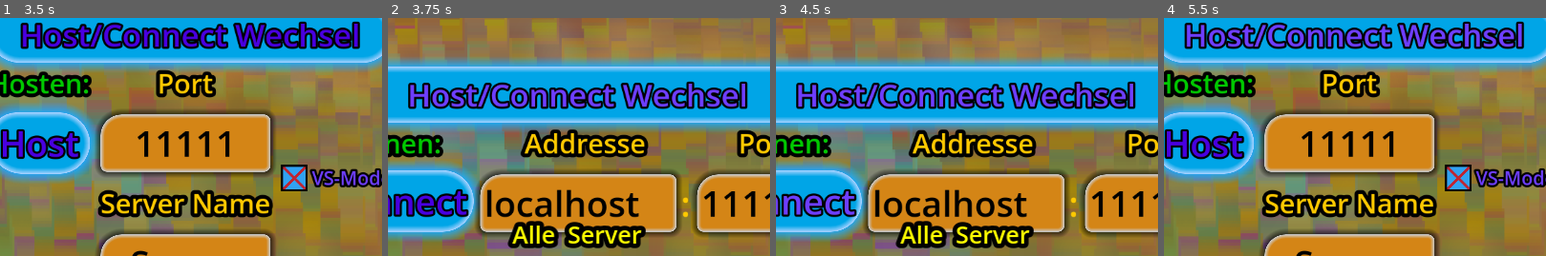
Above: before the commit, frames 1-4 (left to right).
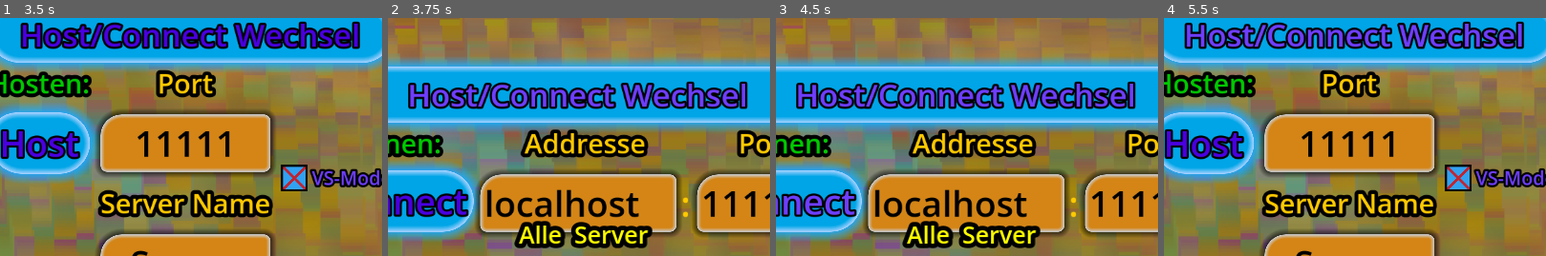
Above: after the commit, the same moments.

Repository: NIK-98/Paint_The_Ground
Game: Godot game, scene res://sceens/main.tscn
Two runs of this game, one before a commit and one after it. Both use one fixed random seed, a clock stepped at 60 frames per second and the inputs below.
Inputs (mouse positions are % of the whole screen's width and height, from its top left):
- Up to frame 1 (3.5 s): click "Host" at 0.5 s; click (4, 7) at 1.25 s; click "Zurück" at 2 s; click "VS-Mode" at 2.75 s
- Up to frame 2 (3.75 s): click "Host/Connect Wechsel" at 3.5 s
- Up to frame 3 (4.5 s): click "Connect" at 4.25 s
- Up to frame 4 (5.5 s): move the mouse to (72, 45) at 5.02 s; hold D (right) from 5.03 s (still down); tap M (modus) at 5.1 s; click (72, 45) at 5.17 s
The pictures show only the part of the screen within x 25-75%, y 29-79%; the shares and areas given below are measured in that part.

Frame 1 is identical in both runs. In frame 2, 2.4% of the frame differs, in the area x 31-70%, y 85-97%; in frame 3, 2.4%; in frame 4, nothing differs.

Commit message:
kleinere bugfixes

Diff:
--- a/project.godot
+++ b/project.godot
@@ -74,6 +74,12 @@
 "deadzone": 0.5,
 "events": []
 }
+ui_focus_next={
+"deadzone": 0.5,
+"events": [Object(InputEventKey,"resource_local_to_scene":false,"resource_name":"","device":0,"window_id":0,"alt_pressed":false,"shift_pressed":false,"ctrl_pressed":false,"meta_pressed":false,"pressed":false,"keycode":4194306,"physical_keycode":0,"key_label":0,"unicode":0,"location":0,"echo":false,"script":null)
+, Object(InputEventJoypadButton,"resource_local_to_scene":false,"resource_name":"","device":-1,"button_index":4,"pressure":0.0,"pressed":false,"script":null)
+]
+}
 ui_left={
 "deadzone": 0.5,
 "events": [Object(InputEventKey,"resource_local_to_scene":false,"resource_name":"","device":0,"window_id":0,"alt_presse …(194 unchanged characters)…
--- a/sceens/level.tscn
+++ b/sceens/level.tscn
@@ -928,6 +928,7 @@
 vertical_alignment = 1
 
 [node name="ScrollContainer" type="ScrollContainer" parent="Scoreboard/CanvasLayer/CenterContainer/PanelContainer/MarginContainer/VBoxContainer"]
+process_mode = 3
 custom_minimum_size = Vector2(0, 363.96)
 layout_mode = 2
 horizontal_scroll_mode = 0
--- a/sceens/main.tscn
+++ b/sceens/main.tscn
@@ -321,7 +321,16 @@
 [node name="CanvasLayer2" type="CanvasLayer" parent="."]
 layer = 6
 
-[node name="UI" parent="CanvasLayer2" instance=ExtResource("2_gk4y4")]
+[node name="Control" type="Control" parent="CanvasLayer2"]
+layout_mode = 3
+anchors_preset = 0
+offset_right = 40.0
+offset_bottom = 40.0
+
+[node name="UI" parent="CanvasLayer2/Control" instance=ExtResource("2_gk4y4")]
+layout_mode = 1
+offset_right = -40.0
+offset_bottom = -40.0
 
 [node name="Sounds" parent="." instance=ExtResource("9_s2wik")]
 
--- a/sceens/server_browser.tscn
+++ b/sceens/server_browser.tscn
@@ -4,6 +4,7 @@
 [ext_resource type="PackedScene" uid="uid://d2toul7of8yi6" path="res://sceens/servers_lisener.tscn" id="2_yfoxl"]
 
 [node name="Server_Browser" type="VBoxContainer" groups=["SB"]]
+clip_contents = true
 offset_right = 1214.0
 offset_bottom = 315.0
 size_flags_horizontal = 4
@@ -18,6 +19,7 @@
 
 [node name="Label" type="Label" parent="VBoxContainer"]
 layout_mode = 2
+size_flags_vertical = 0
 theme_override_colors/font_color = Color(1, 1, 0, 1)
 theme_override_colors/font_outline_color = Color(0, 0, 0, 1)
 theme_override_constants/outline_size = 30
@@ -27,14 +29,17 @@
 vertical_alignment = 1
 
 [node name="ScrollContainer" type="ScrollContainer" parent="VBoxContainer"]
-clip_contents = false
-custom_minimum_size = Vector2(1200, 150)
+process_mode = 3
+custom_minimum_size = Vector2(1235, 150)
 layout_mode = 2
-size_flags_vertical = 4
+follow_focus = true
 horizontal_scroll_mode = 0
 
 [node name="VBoxContainer" type="VBoxContainer" parent="VBoxContainer/ScrollContainer"]
 layout_mode = 2
+size_flags_horizontal = 3
+size_flags_vertical = 3
+theme_override_constants/separation = 25
 
 [connection signal="new_server" from="Servers_Lisener" to="." method="_on_servers_lisener_new_server"]
 [connection signal="remove_server" from="Servers_Lisener" to="." method="_on_servers_lisener_remove_server"]
--- a/sceens/server_display.tscn
+++ b/sceens/server_display.tscn
@@ -86,7 +86,7 @@
 [node name="server_display" type="Label" groups=["server_display"]]
 custom_minimum_size = Vector2(1215, 0)
 offset_right = 1232.0
-offset_bottom = 104.0
+offset_bottom = 77.0
 theme = SubResource("Theme_bse12")
 theme_override_font_sizes/font_size = 35
 theme_override_styles/normal = SubResource("StyleBoxFlat_iigv4")
--- a/scripts/level.gd
+++ b/scripts/level.gd
@@ -146,8 +146,8 @@
 @rpc("any_peer","call_local")
 func is_server_run_game():
 	Max_clients = 0
-	main.get_node("CanvasLayer2/UI").game_started = false
-	main.get_node("CanvasLayer2/UI").set_process(false)
+	main.get_node("CanvasLayer2/Control/UI").game_started = false
+	main.get_node("CanvasLayer2/Control/UI").set_process(false)
 
 
 
--- a/scripts/loby.gd
+++ b/scripts/loby.gd
@@ -76,7 +76,7 @@
 @rpc("any_peer","call_local")
 func update_player_count(positiv: bool):
 	if multiplayer.is_server() or OS.has_feature("dedicated_server"):
-		get_parent().set_vs_mode(get_parent().main.get_node("CanvasLayer2/UI/Panel/CenterContainer/Net/Options/Option1/o2/vs").button_pressed)
+		get_parent().set_vs_mode(get_parent().main.get_node("CanvasLayer2/Control/UI/Panel/CenterContainer/Net/Options/Option1/o2/vs").button_pressed)
 	if positiv:
 		player_conect_count += 1
 	if not positiv and player_conect_count > 0:
@@ -216,7 +216,7 @@
 			return
 	if $CenterContainer/HBoxContainer/VBoxContainer/name_input.text != "":
 		get_parent().is_server_run_game.rpc()
-		get_parent().main.get_node("CanvasLayer2/Server_Browser").queue_free()
+		get_parent().main.get_node("CanvasLayer2/Control/Server_Browser").queue_free()
 		$CenterContainer/HBoxContainer/VBoxContainer/VBoxContainer/npcs.disabled = true
 		$CenterContainer/HBoxContainer/VBoxContainer/VBoxContainer/Speed.disabled = true
 		$CenterContainer/HBoxContainer/VBoxContainer/name_input.visible = false
@@ -368,7 +368,7 @@
 @rpc("any_peer","call_local")
 func reset_wait_count():
 	player_wait_count = 0
-	get_parent().main.get_node("CanvasLayer2/UI").game_started = true
+	get_parent().main.get_node("CanvasLayer2/Control/UI").game_started = true
 
 
 @rpc("any_peer","call_local")
--- a/scripts/main.gd
+++ b/scripts/main.gd
@@ -15,7 +15,7 @@
 	new_browser.offset_top = 568.0
 	new_browser.offset_right = 1246.0
 	new_browser.offset_bottom = 883.0
-	$CanvasLayer2.add_child(new_browser)
+	$CanvasLayer2/Control.add_child(new_browser)
 	if not OS.has_feature("dedicated_server"):
 		load_game("Persist", save_path)
 		load_game("saveaudiosettings", save_audio_setting_path)
@@ -28,18 +28,18 @@
 	var args = OS.get_cmdline_args()
 	if args.has("-p"):
 		var argument_wert = args[args.find("-p") + 1] # Wert des spezifischen Arguments
-		$CanvasLayer2/UI.port = argument_wert
-	if not $CanvasLayer2/UI.port.is_valid_int():
+		$CanvasLayer2/Control/UI.port = argument_wert
+	if not $CanvasLayer2/Control/UI.port.is_valid_int():
 		prints("Das Argument '-p' wurde nicht uebergeben, ist der standard Port oder ist fehlerhaft. Port ist der standard port 11111!")
-		$CanvasLayer2/UI.port = "11111"
-	prints("Port wurde auf ", $CanvasLayer2/UI.port, " gesetzt! achtung ports unter 1024 gehen vermutlich nicht!")
-
-
-	$CanvasLayer2/UI.Max_clients = 6
+		$CanvasLayer2/Control/UI.port = "11111"
+	prints("Port wurde auf ", $CanvasLayer2/Control/UI.port, " gesetzt! achtung ports unter 1024 gehen vermutlich nicht!")
+
+
+	$CanvasLayer2/Control/UI.Max_clients = 6
 	if DisplayServer.get_name() == "headless":
-		$CanvasLayer2/UI.Max_clients = 7
+		$CanvasLayer2/Control/UI.Max_clients = 7
 		print("Startet Dedicated Server.")
-		$CanvasLayer2/UI._on_host_pressed.call_deferred()
+		$CanvasLayer2/Control/UI._on_host_pressed.call_deferred()
 
 
 func _notification(what):
@@ -139,8 +139,8 @@
 func _on_beenden_pressed():
 	Global.ui_sound = true
 	await get_tree().create_timer(0.1).timeout
-	if $CanvasLayer2/UI.esc_is_pressing and get_node("Level").get_child_count() <= 0:
-		$CanvasLayer2/UI.esc_is_pressing = false
+	if $CanvasLayer2/Control/UI.esc_is_pressing and get_node("Level").get_child_count() <= 0:
+		$CanvasLayer2/Control/UI.esc_is_pressing = false
 		if FileAccess.file_exists(save_path):
 			DirAccess.remove_absolute(save_path)
 		get_tree().quit()
@@ -157,7 +157,7 @@
 	$CanvasLayer/Menu.visible = false
 	if $CanvasLayer2.visible:
 		Global.trigger_host_focus = true
-		$CanvasLayer2/UI/Panel/CenterContainer/Net/Options/Option1/o1/Host.grab_focus()
+		$CanvasLayer2/Control/UI/Panel/CenterContainer/Net/Options/Option1/o1/Host.grab_focus()
 		Global.trigger_host_focus = false
 	elif multiplayer.has_multiplayer_peer() and get_node("Level").get_child_count() > 0 and get_node("Level/level/Scoreboard/CanvasLayer").visible:
 		Global.trigger_host_focus = true
--- a/scripts/ui.gd
+++ b/scripts/ui.gd
@@ -60,22 +60,22 @@
 			vs.set_pressed(false)
 
 
-	if get_parent().get_parent().has_node("Audio_menu/CanvasLayer") and get_parent().get_parent().has_node("Grafik/CanvasLayer") and get_parent().get_parent().has_node("Control/CanvasLayer"):
-		if visible and (Input.is_action_just_pressed("exit") or Input.is_action_just_pressed("exit_con")) and not get_parent().get_parent().get_node("Audio_menu/CanvasLayer").visible and not get_parent().get_parent().get_node("Grafik/CanvasLayer").visible and not get_parent().get_parent().get_node("Control/CanvasLayer").visible:
+	if get_parent().get_parent().get_parent().has_node("Audio_menu/CanvasLayer") and get_parent().get_parent().get_parent().has_node("Grafik/CanvasLayer") and get_parent().get_parent().get_parent().has_node("Control/CanvasLayer"):
+		if visible and (Input.is_action_just_pressed("exit") or Input.is_action_just_pressed("exit_con")) and not get_parent().get_parent().get_parent().get_node("Audio_menu/CanvasLayer").visible and not get_parent().get_parent().get_parent().get_node("Grafik/CanvasLayer").visible and not get_parent().get_parent().get_parent().get_node("Control/CanvasLayer").visible:
 			await get_tree().create_timer(0.1).timeout
 			esc_is_pressing = true
-			get_parent().get_parent().get_node("CanvasLayer/Menu").visible = true
+			get_parent().get_parent().get_parent().get_node("CanvasLayer/Menu").visible = true
 			Global.trigger_host_focus = true
-			get_parent().get_parent().get_node("CanvasLayer/Menu/PanelContainer/VBoxContainer/Beenden").grab_focus()
+			get_parent().get_parent().get_parent().get_node("CanvasLayer/Menu/PanelContainer/VBoxContainer/Beenden").grab_focus()
 			Global.trigger_host_focus = false
 
 	if (Input.is_action_just_pressed("modus") or Input.is_action_just_pressed("modus_con")):
-		get_parent().get_parent()._on_change_pressed()
+		get_parent().get_parent().get_parent()._on_change_pressed()
 	if (Input.is_action_just_pressed("cancel") or Input.is_action_just_pressed("cancel_con")):
 		block_host = false
 		$Panel/CenterContainer/Net/Connecting.text = ""
 
-	if get_parent().get_parent().has_node("Level/level/loby") and not get_parent().get_parent().get_node("Level/level/loby").visible:
+	if get_parent().get_parent().get_parent().has_node("Level/level/loby") and not get_parent().get_parent().get_parent().get_node("Level/level/loby").visible:
 		set_process(false)
 
 
@@ -105,13 +105,13 @@
 	connectport = $Panel/CenterContainer/Net/Options/Option2/o4/port.text
 	ip = $Panel/CenterContainer/Net/Options/Option2/o3/remote1/Remote.text
 	if not FileAccess.file_exists(save_path):
-		get_parent().get_parent().save_game("Persist", save_path)
+		get_parent().get_parent().get_parent().save_game("Persist", save_path)
 	else:
 		DirAccess.remove_absolute(save_path)
-		get_parent().get_parent().save_game("Persist", save_path)
+		get_parent().get_parent().get_parent().save_game("Persist", save_path)
 
 	var peer = ENetMultiplayerPeer.new()
-	if OS.get_cmdline_args().size() <= 1 and not FileAccess.file_exists(get_parent().get_parent().save_path):
+	if OS.get_cmdline_args().size() <= 1 and not FileAccess.file_exists(get_parent().get_parent().get_parent().save_path):
 		port = $Panel/CenterContainer/Net/Options/Option1/o1_port/port.text
 	port = str(port)
 	if not port.is_valid_int():
@@ -147,13 +147,13 @@
 	ip = $Panel/CenterContainer/Net/Options/Option2/o3/remote1/Remote.text
 	prints(ip,port)
 	if not FileAccess.file_exists(save_path):
-		get_parent().get_parent().save_game("Persist", save_path)
+		get_parent().get_parent().get_parent().save_game("Persist", save_path)
 	else:
 		DirAccess.remove_absolute(save_path)
-		get_parent().get_parent().save_game("Persist", save_path)
+		get_parent().get_parent().get_parent().save_game("Persist", save_path)
 
 	block_host = true
-	if OS.get_cmdline_args().size() <= 1 and not FileAccess.file_exists(get_parent().get_parent().save_path):
+	if OS.get_cmdline_args().size() <= 1 and not FileAccess.file_exists(get_parent().get_parent().get_parent().save_path):
 		connectport = $Panel/CenterContainer/Net/Options/Option2/o4/port.text
 	if not connectport.is_valid_int():
 		OS.alert("Ist keine richtieger port.", "Server Meldung")
@@ -188,7 +188,7 @@
 
 func change_level(scene: PackedScene):
 	# Remove old level if any.
-	var level = get_parent().get_parent().get_node("Level")
+	var level = get_parent().get_parent().get_parent().get_node("Level")
 	for c in level.get_children():
 		level.remove_child(c)
 		c.queue_free()
